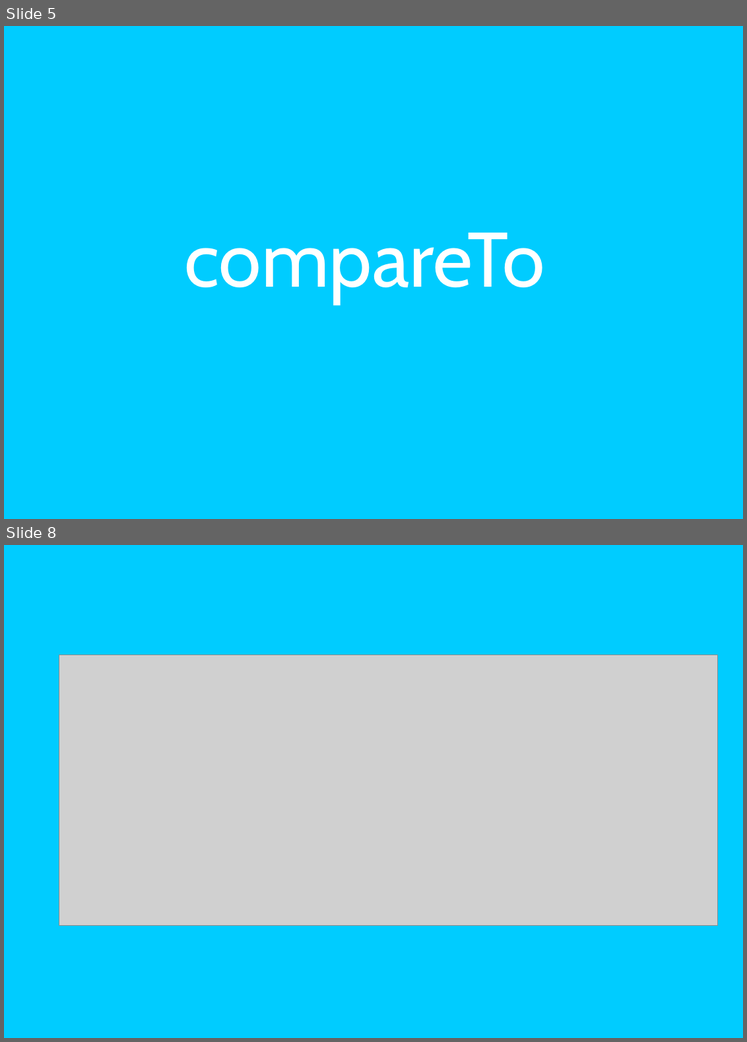
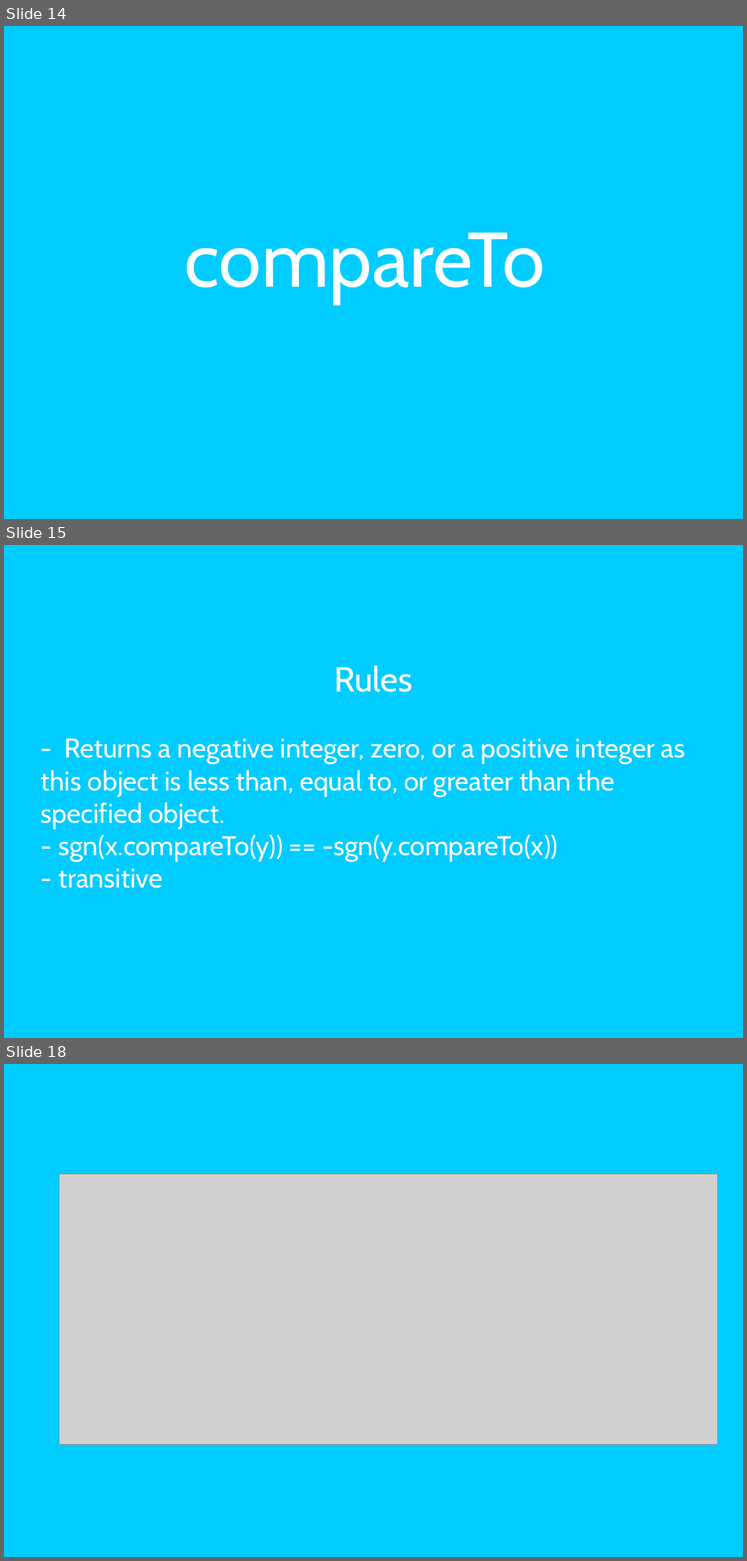
Before and after one commit to mateuszwinnicki/talks, a slide deck: JavaProgrammersMistake/JeszKebabAleCzyWieszCoJestWSrodku.odp. Shown one above the other, each under a label of ours: slides 5 and 8 before the commit, slides 14, 15 and 18 after it; the slides between them are not shown. The pictures are 747x1042 and 747x1561 pixels, drawn with LibreOffice and Linux fonts; fonts in the diff are those of the drawing; grey boxes stand for pictures. Boxes give left, top, right and bottom in pixels: in the first picture for what was removed or moved away, otherwise in the second. Text is boxed around its words. In the diff, an @@ line names an element or a change of style, - is before the commit and + after.

```diff
--- a/JavaProgrammersMistake/JeszKebabAleCzyWieszCoJestWSrodku.odp
+++ b/JavaProgrammersMistake/JeszKebabAleCzyWieszCoJestWSrodku.odp
@@ slide 15 added at bbox=[4, 545, 743, 1038], background #00CCFF @@
@@ text added at bbox=[41, 665, 685, 888], 28 pt, text #FFFFFF @@
+Rules
+- Returns a negative integer, zero, or a positive integer as this object is less than, equal to, or greater than the specified object.
+- sgn(x.compareTo(y)) == -sgn(y.compareTo(x))
+- transitive
@@ what was slide 5 is now slide 14 @@
@@ what was slide 8 is now slide 18 @@
```
Also in this commit, not shown: 1 slide changed, 9 other slides added, 2 other files.
